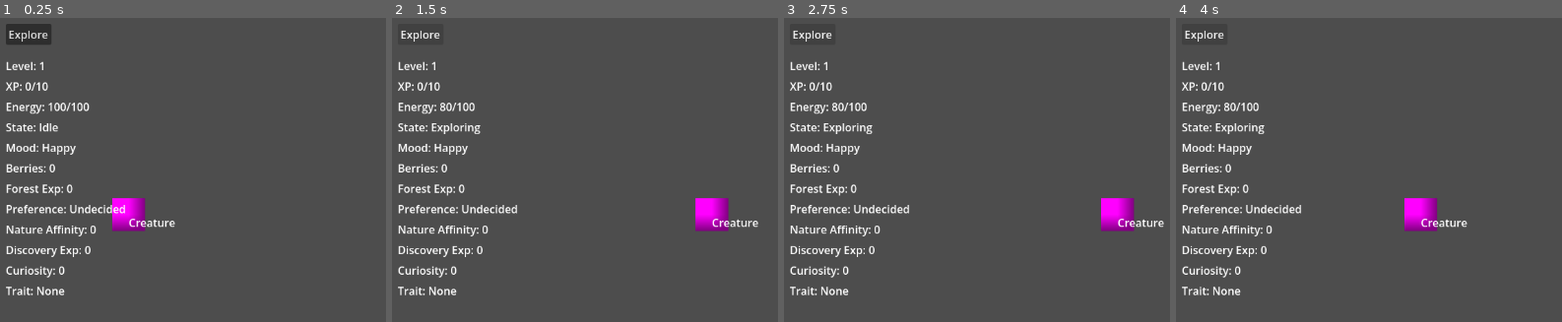
Above: before the commit, frames 1-4 (left to right).
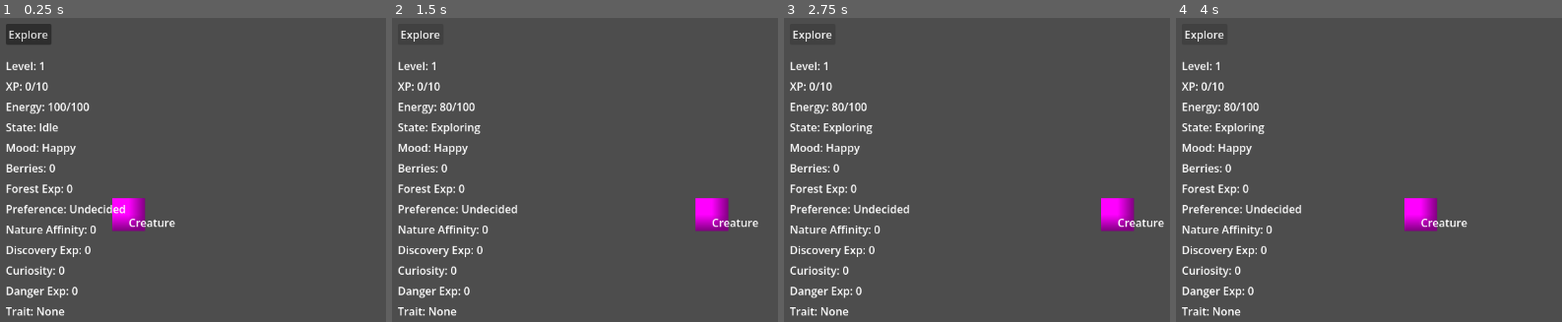
Above: after the commit, the same moments.

Repository: Radhika-15-Agarwal/CreatureGame
Game: Godot game, scene res://scenes/main.tscn
The game is run twice, just before and just after one commit, with the same random seed, the same clock (stepped at 60 frames per second) and the same inputs.
Inputs:
- Up to frame 1 (0.25 s): no input
- Up to frame 2 (1.5 s): click "Explore" at 0.5 s; click "Explore" at 1.25 s
- Up to frame 3 (2.75 s): click "Explore" at 2 s
- Up to frame 4 (4 s): tap Enter at 2.75 s; tap Space at 3.5 s

The runs differ from the first frame. In frame 1, 0.5% of the frame differs, in the area x 1-21%, y 88-99%; in frame 2, 0.5%; in frame 3, 0.5%; in frame 4, 0.5%.

Commit message:
Add danger experience system

Diff:
--- a/scenes/main.tscn
+++ b/scenes/main.tscn
@@ -109,11 +109,18 @@
 offset_bottom = 363.0
 text = "Discovery Exp: 0"
 
+[node name="DangerExpLabel" type="Label" parent="CanvasLayer" unique_id=104222867]
+offset_left = 20.0
+offset_top = 400.0
+offset_right = 145.0
+offset_bottom = 423.0
+text = "Danger Exp: 0"
+
 [node name="TraitLabel" type="Label" parent="CanvasLayer" unique_id=1504625722]
 offset_left = 20.0
-offset_top = 400.0
+offset_top = 430.0
 offset_right = 107.0
-offset_bottom = 423.0
+offset_bottom = 453.0
 text = "Trait: None"
 
 [connection signal="pressed" from="CanvasLayer/ExploreButton" to="." method="_on_explore_button_pressed"]
--- a/scripts/creature.gd
+++ b/scripts/creature.gd
@@ -34,7 +34,8 @@
 
 var experiences := {
 	"Forest": 0,
-	"Discovery": 0
+	"Discovery": 0,
+	"Danger": 0
 }
 
 # Experience Rewards
@@ -43,6 +44,9 @@
 
 var discovery_chance := 0.3
 var discovery_reward := 1
+
+var danger_chance := 0.2
+var danger_reward := 1
 
 var forest_preference_threshold := 10
 
@@ -121,6 +125,10 @@
 			gain_tendency("Curiosity", 1)
 
 		print("Discovered something new!")
+
+	if randf() < danger_chance:
+		gain_experience("Danger", danger_reward)
+		print("Danger encountered!")
 
 	if get_affinity("Nature") > 0:
 		var bonus_chance = get_affinity("Nature") * nature_affinity_exp_bonus_chance
--- a/scripts/main.gd
+++ b/scripts/main.gd
@@ -14,6 +14,7 @@
 @onready var discovery_exp_label = $CanvasLayer/DiscoveryExpLabel
 @onready var curiosity_label = $CanvasLayer/CuriosityLabel
 @onready var trait_label = $CanvasLayer/TraitLabel
+@onready var danger_exp_label = $CanvasLayer/DangerExpLabel
 
 func _on_explore_button_pressed():
 	creature.explore()
@@ -44,3 +45,5 @@
 	nature_affinity_label.text = "Nature Affinity: %d" % creature.get_affinity("Nature")
 	curiosity_label.text = "Curiosity: %d" % creature.get_tendency("Curiosity")
 	trait_label.text = "Trait: " + creature.get_trait_text()
+
+	danger_exp_label.text = "Danger Exp: %d" % creature.get_experience("Danger")
